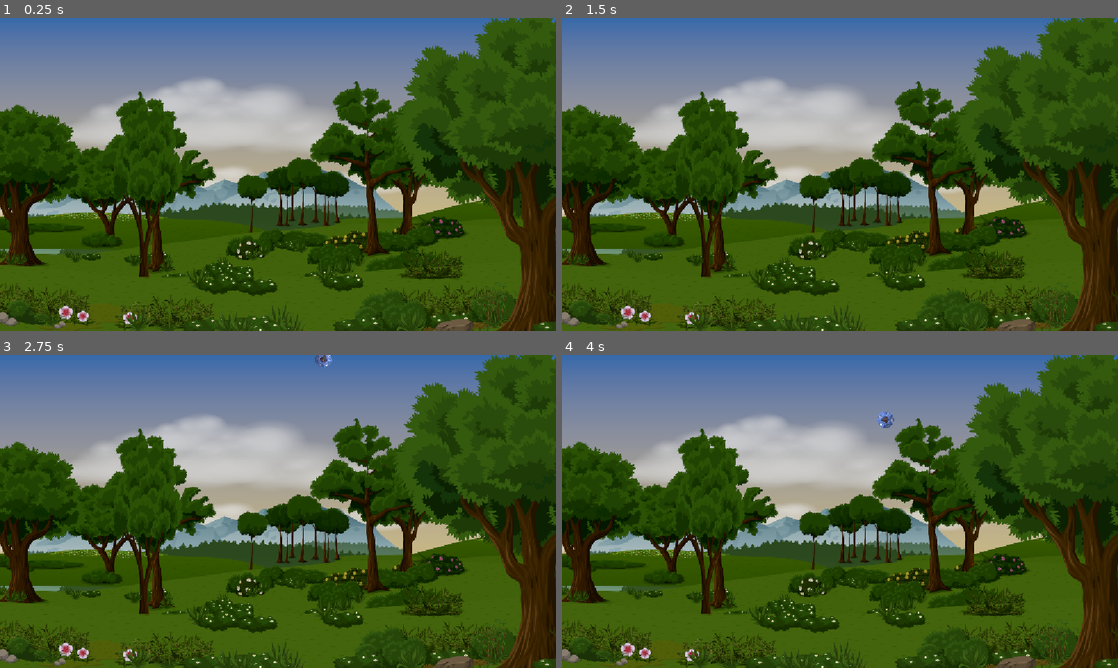
Above: before the commit, frames 1-4 (two rows, left to right).
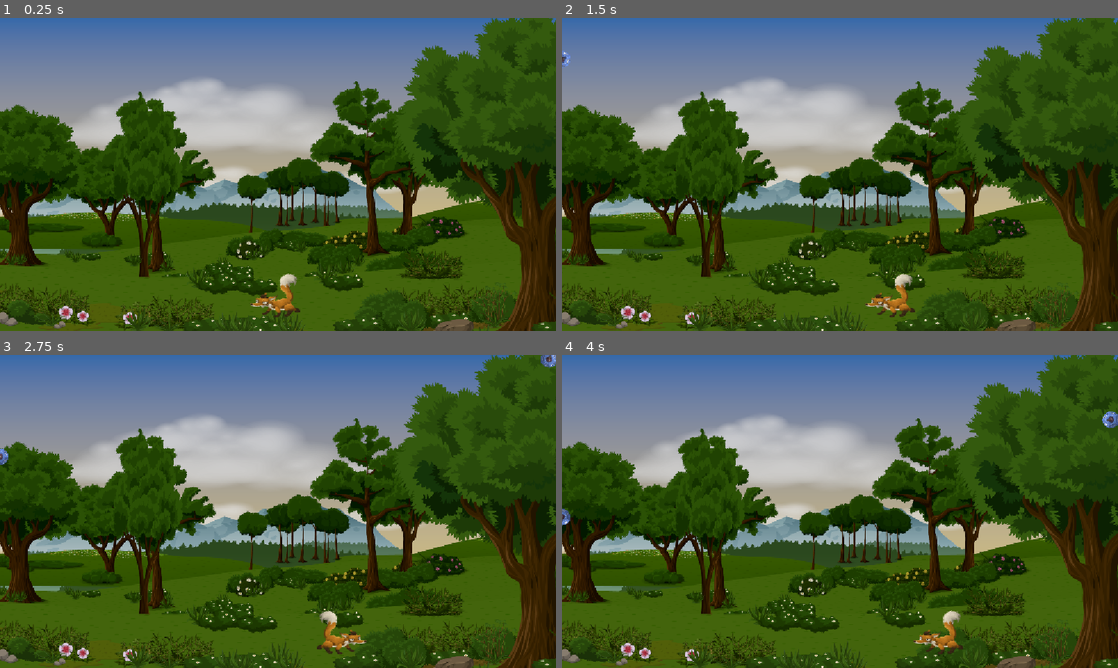
Above: after the commit, the same moments.

Repository: filipeAugusto99/DiceCatcher
Game: Godot game, scene res://Scenes/Game/Game.tscn
Two runs of this game, one before a commit and one after it. Both use one fixed random seed, a clock stepped at 60 frames per second and the inputs below.
Inputs:
- Up to frame 1 (0.25 s): no input
- Up to frame 2 (1.5 s): tap Enter at 0.5 s; hold Right (ui_right) 0.53-1.28 s; hold Left (ui_left) from 1.28 s (still down)
- Up to frame 3 (2.75 s): release Left (ui_left) at 2.03 s; hold Right (ui_right) from 2.03 s (still down)
- Up to frame 4 (4 s): release Right (ui_right) at 3.53 s; hold Left (ui_left) from 3.53 s (still down)

The runs differ from the first frame. In frame 1, 0.5% of the frame differs, in the area x 45-54%, y 81-96%; in frame 2, 0.5%; in frame 3, 0.7%; in frame 4, 0.8%, in the area x 0-100%, y 18-96%.

Commit message:
Groups and Fox Scene

Diff:
--- a/Scenes/Dice/Dice.tscn
+++ b/Scenes/Dice/Dice.tscn
@@ -4,7 +4,7 @@
 [ext_resource type="Script" uid="uid://cs55sk0d0l4gg" path="res://Scenes/Dice/Dice.gd" id="1_p3fax"]
 [ext_resource type="Shape2D" uid="uid://86u3efo24jxw" path="res://Resources/DiceCollisionShape.tres" id="3_53oi2"]
 
-[node name="Dice" type="Area2D" unique_id=1513680524]
+[node name="Dice" type="Area2D" unique_id=1513680524 groups=["stoppable"]]
 script = ExtResource("1_p3fax")
 
 [node name="Sprite2D" type="Sprite2D" parent="." unique_id=1317149803]
--- /dev/null
+++ b/Scenes/Fox/Fox.gd
@@ -0,0 +1,27 @@
+extends Area2D
+
+
+class_name Fox
+
+
+@export var speed: float = 200.0
+
+
+@onready var sprite_2d: Sprite2D = $Sprite2D
+
+
+func _physics_process(delta: float) -> void:
+	var move: float = Input.get_axis("ui_left", "ui_right")
+
+	#if Input.is_action_pressed("ui_left"):
+		#sprite_2d.flip_h = false
+		##move -= speed
+	#if Input.is_action_pressed("ui_right"):
+		#sprite_2d.flip_h = true
+		##move += speed
+		#
+
+	if !is_zero_approx(move):
+		sprite_2d.flip_h = move > 0.0
+
+	position.x += move * delta * speed
--- /dev/null
+++ b/Scenes/Fox/Fox.tscn
@@ -0,0 +1,23 @@
+[gd_scene format=3 uid="uid://bx7c4mo02v7sl"]
+
+[ext_resource type="Texture2D" uid="uid://b5l13bny08i66" path="res://Assets/Fox.png" id="1_2hawp"]
+[ext_resource type="Script" uid="uid://bm0k3u1521cuw" path="res://Scenes/Fox/Fox.gd" id="1_ihywt"]
+[ext_resource type="AudioStream" uid="uid://wrkvi2x5tbg0" path="res://Assets/eating.wav" id="2_xiqmo"]
+
+[sub_resource type="CapsuleShape2D" id="CapsuleShape2D_2hawp"]
+radius = 4.0
+height = 92.0
+
+[node name="Fox" type="Area2D" unique_id=1183201865 groups=["stoppable"]]
+script = ExtResource("1_ihywt")
+
+[node name="Sprite2D" type="Sprite2D" parent="." unique_id=1536459029]
+texture = ExtResource("1_2hawp")
+
+[node name="CollisionShape2D" type="CollisionShape2D" parent="." unique_id=333542825]
+position = Vector2(-3, 24)
+rotation = 4.712389
+shape = SubResource("CapsuleShape2D_2hawp")
+
+[node name="Sounds" type="AudioStreamPlayer2D" parent="." unique_id=1818782164]
+stream = ExtResource("2_xiqmo")
--- a/Scenes/Game/Game.gd
+++ b/Scenes/Game/Game.gd
@@ -6,6 +6,10 @@
 
 const DICE = preload("uid://dqkcwymqyymme")
 const MARGIN: float = 80.0
+const STOPPABLE_GROUP: String = "stoppable"
+
+
+@onready var spawn_timer: Timer = $SpawnTimer
 
 
 static var _vp_r: Rect2
@@ -14,8 +18,15 @@
 static func get_vpr() -> Rect2:
 	return _vp_r
 
+
+func _unhandled_input(event: InputEvent) -> void:
+	if event.is_action_pressed("restart"):
+		get_tree().reload_current_scene()
+
+
 # Called when the node enters the scene tree for the first time.
 func _ready() -> void:
+	spawn_dices()
 	update_vp()
 
 
@@ -32,8 +43,8 @@
 	var new_dice: myDice = DICE.instantiate()
 
 	var pos_x = randf_range(
-		_vp_r.position.x + MARGIN,
-		_vp_r.end.x - MARGIN
+		_vp_r.position.x,
+		_vp_r.end.x
 	)
 
 	new_dice.position = Vector2(pos_x, -MARGIN)
@@ -42,8 +53,15 @@
 	add_child(new_dice)
 
 
+func pause_all() -> void:
+	spawn_timer.stop()
+	var to_stop: Array[Node] = get_tree().get_nodes_in_group(STOPPABLE_GROUP)
+	for item in to_stop:
+		item.set_physics_process(false)
+
+
 func _on_dice_game_over() -> void:
-	print("Game Over")
+	pause_all()
 
 
 func _on_spawn_timer_timeout() -> void:
--- a/Scenes/Game/Game.tscn
+++ b/Scenes/Game/Game.tscn
@@ -2,6 +2,7 @@
 
 [ext_resource type="Texture2D" uid="uid://djjponsttwqfs" path="res://Assets/GemBg.png" id="1_rdw05"]
 [ext_resource type="Script" uid="uid://dd37yws3ngm1v" path="res://Scenes/Game/Game.gd" id="1_xbxml"]
+[ext_resource type="PackedScene" uid="uid://bx7c4mo02v7sl" path="res://Scenes/Fox/Fox.tscn" id="3_xbxml"]
 
 [node name="Game" type="Node2D" unique_id=1436443246]
 script = ExtResource("1_xbxml")
@@ -16,4 +17,8 @@
 wait_time = 2.0
 autostart = true
 
+[node name="Fox" parent="." unique_id=1183201865 instance=ExtResource("3_xbxml")]
+z_index = 1
+position = Vector2(569, 574)
+
 [connection signal="timeout" from="SpawnTimer" to="." method="_on_spawn_timer_timeout"]
--- a/project.godot
+++ b/project.godot
@@ -24,6 +24,18 @@
 naming/scene_name_casing=1
 naming/script_name_casing=1
 
+[global_group]
+
+stoppable=""
+
+[input]
+
+restart={
+"deadzone": 0.2,
+"events": [Object(InputEventKey,"resource_local_to_scene":false,"resource_name":"","device":-1,"window_id":0,"alt_pressed":false,"shift_pressed":false,"ctrl_pressed":false,"meta_pressed":false,"pressed":false,"keycode":0,"physical_keycode":4194305,"key_label":0,"unicode":0,"location":0,"echo":false,"script":null)
+]
+}
+
 [physics]
 
 3d/physics_engine="Jolt Physics"
Not shown, added: Scenes/Fox/Fox.gd.uid
